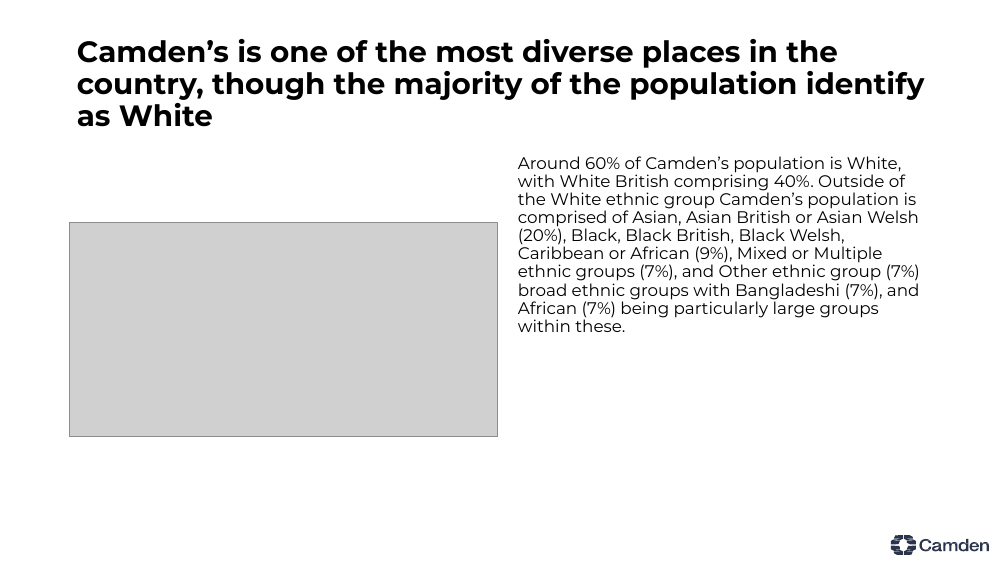
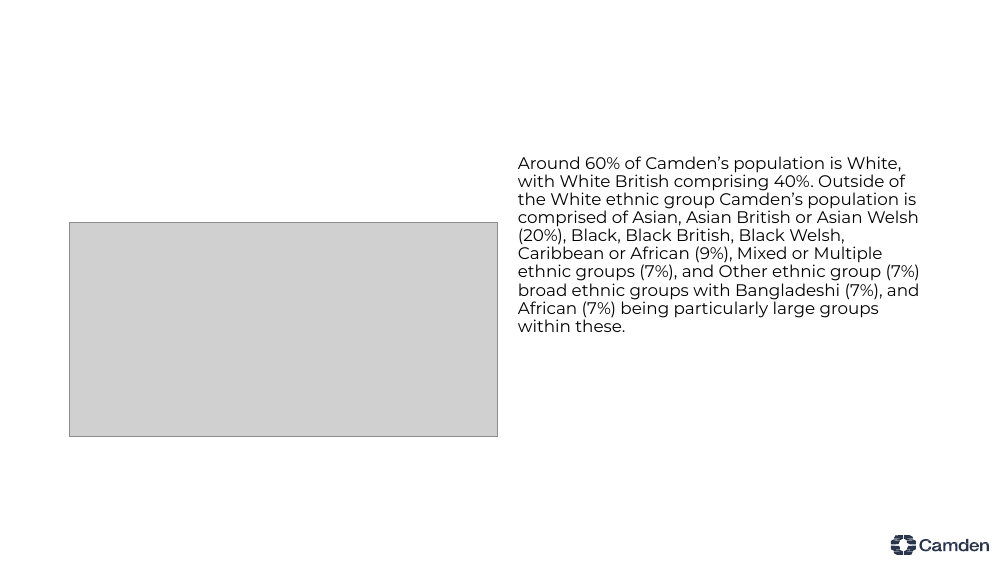
Before and after one commit to camden-phi/jsna_hub, a slide deck: slide 8 of posts/demographics/index.pptx (slide 9 before the commit). Drawn at 1008x567 pixels with LibreOffice and Linux fonts; fonts in the diff are those of the drawing; grey boxes stand for pictures. Boxes give left, top, right and bottom in pixels: in the first picture for what was removed or moved away, otherwise in the second. Text is boxed around its words. In the diff, an @@ line names an element or a change of style, - is before the commit and + after.

```diff
--- a/posts/demographics/index.pptx
+++ b/posts/demographics/index.pptx
@@ title removed at bbox=[77, 39, 925, 127] @@
-Camden’s is one of the most diverse places in the country, though the majority of the population identify as White
```
Also in this commit, not shown: 7 other slides changed, 4 slides added, 4 slides removed, 42 other files.
